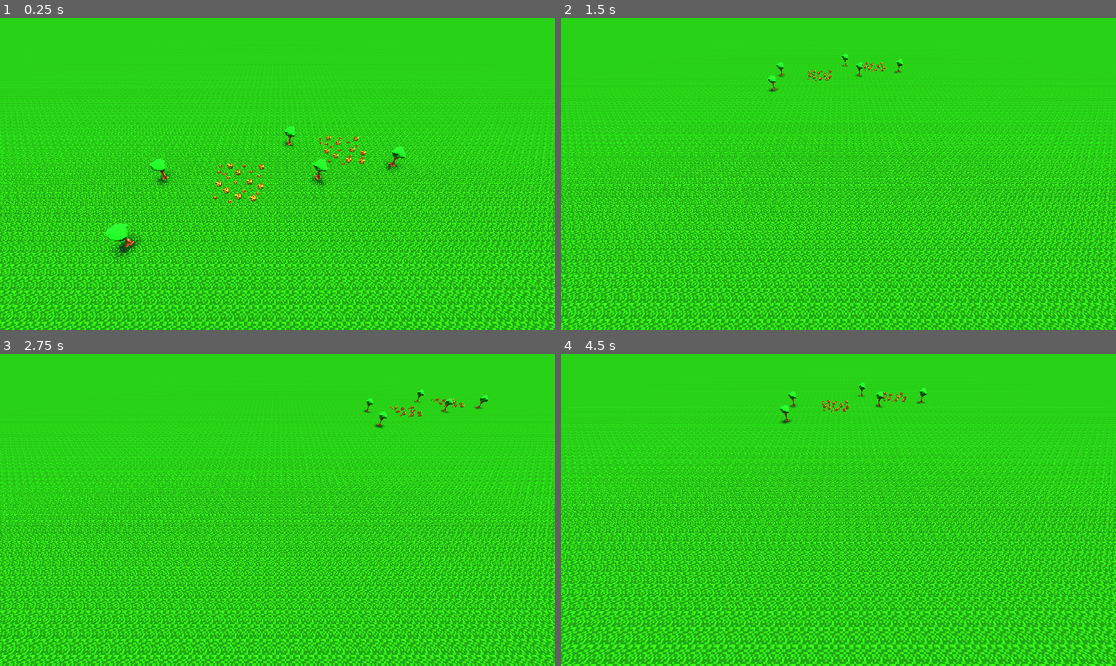
Above: before the commit, frames 1-4 (two rows, left to right).
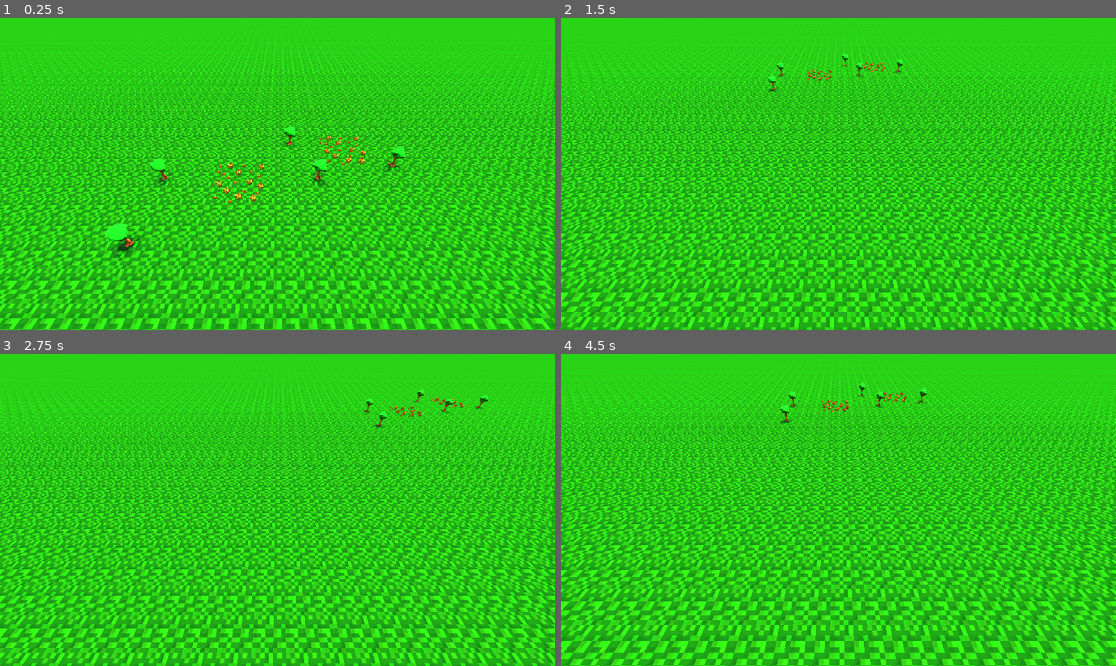
Above: after the commit, the same moments.

Repository: BH3Panzer/EE-Beyond-A-Dream
Game: Godot game, scene res://src/scene/main.tscn
Same seed, same stepped clock (60 frames per second), same inputs: the game is played once before the commit and once after it.
Inputs (mouse positions are in pixels of both pictures, inside the frame that each line leads up to):
- Up to frame 1 (0.25 s): no input
- Up to frame 2 (1.5 s): tap Enter at 0.5 s; move the mouse to (960, 158) at 0.52 s; hold S (camera_backward) 0.53-1.28 s; move the mouse to (727, 189) at 1.27 s; tap W (camera_forward) at 1.35 s
- Up to frame 3 (2.75 s): tap Space at 2 s; move the mouse to (333, 441) at 2.02 s; hold A (camera_left) from 2.03 s (still down)
- Up to frame 4 (4.5 s): move the mouse to (810, 572) at 2.77 s; release A (camera_left) at 2.78 s; tap Middle mouse button (camera_pan) at 2.85 s; tap Enter at 3.5 s; move the mouse to (1005, 556) at 3.52 s; hold D (camera_right) 3.53-4.28 s; move the mouse to (672, 463) at 4.27 s; tap Mouse wheel up (camera_zoom_in) at 4.35 s

The runs differ from the first frame. In frame 1, 50% of the frame differs, in the area x 0-100%, y 11-100%; in frame 2, 51%; in frame 3, 51%; in frame 4, 52%, in the area x 0-100%, y 9-100%.

Commit message:
normal map for grass

Diff:
--- a/src/scene/main.tscn
+++ b/src/scene/main.tscn
@@ -1,8 +1,9 @@
-[gd_scene load_steps=10 format=3 uid="uid://dmju6sihnst6s"]
+[gd_scene load_steps=11 format=3 uid="uid://dmju6sihnst6s"]
 
 [ext_resource type="PackedScene" uid="uid://br6xmt72gk6sa" path="res://src/scene/RtsCameraController.tscn" id="1_0aerw"]
 [ext_resource type="PackedScene" uid="uid://louolccrs4lf" path="res://assets/models/arbre.gltf" id="2_f1xbp"]
 [ext_resource type="Texture2D" uid="uid://de2rsf0w7y30u" path="res://assets/textures/grounds/grass.png" id="2_mlu7o"]
+[ext_resource type="Texture2D" uid="uid://mpnw0va7ic65" path="res://assets/textures/grounds/grass.png_normal.png" id="3_lk1ax"]
 [ext_resource type="PackedScene" uid="uid://ce6ap0j8c6gys" path="res://assets/models/foodSpot.gltf" id="4_wk747"]
 
 [sub_resource type="ProceduralSkyMaterial" id="ProceduralSkyMaterial_ha7eb"]
@@ -26,6 +27,9 @@
 albedo_texture = ExtResource("2_mlu7o")
 albedo_texture_force_srgb = true
 emission = Color(0.0866516, 0.257087, 0, 1)
+normal_enabled = true
+normal_scale = -1.0
+normal_texture = ExtResource("3_lk1ax")
 rim = 0.17
 rim_tint = 1.0
 clearcoat = 0.1
@@ -33,7 +37,7 @@
 ao_enabled = true
 backlight = Color(0.947199, 0.947199, 0.947199, 1)
 refraction_scale = 0.66
-uv1_scale = Vector3(500, 500, 1)
+uv1_scale = Vector3(200, 200, 1)
 texture_filter = 2
 grow_amount = -7.42
 
Binary file added: assets/textures/grounds/grass.png_normal.png
Not shown, added: assets/textures/grounds/grass.png_normal.png.import
